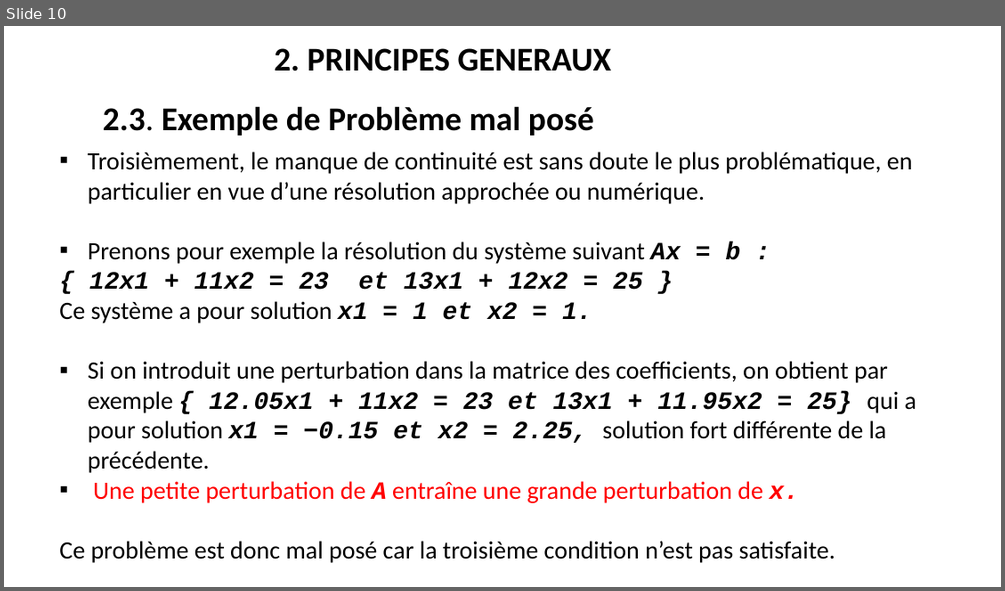
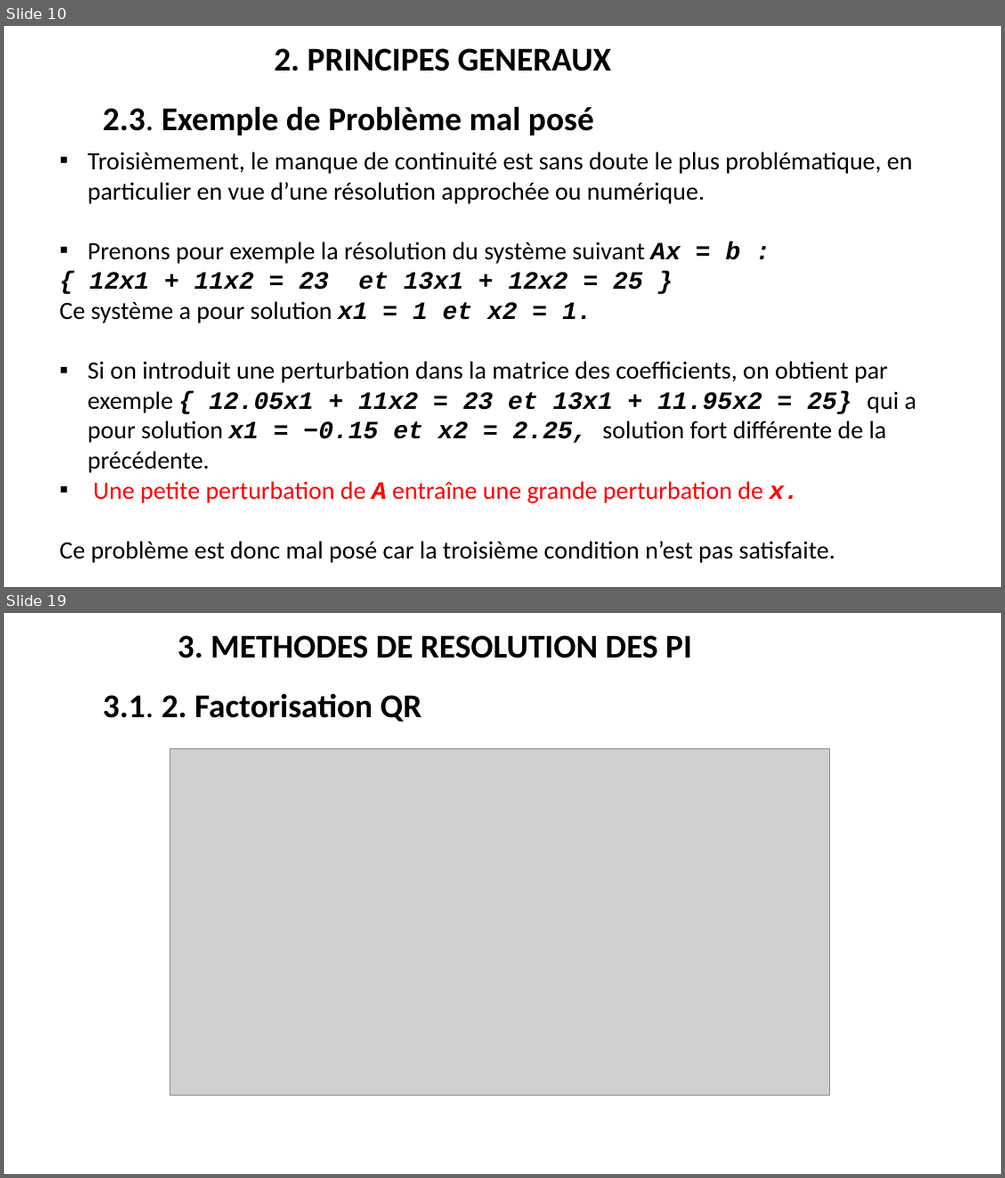
Before and after one commit to BenSaintKoff/COURS-ENSEA, a slide deck: LES PROBLEMES INVERSES.pptx. Shown one above the other, each under a label of ours: slide 10 before the commit, slides 10 and 19 after it; the slides between them are not shown. The pictures are 1005x591 and 1005x1178 pixels, drawn with LibreOffice and Linux fonts; fonts in the diff are those of the drawing; grey boxes stand for pictures. Boxes give left, top, right and bottom in pixels: in the first picture for what was removed or moved away, otherwise in the second. Text is boxed around its words. In the diff, an @@ line names an element or a change of style, - is before the commit and + after.

```diff
--- a/LES PROBLEMES INVERSES.pptx
+++ b/LES PROBLEMES INVERSES.pptx
@@ slide 19 added at (4,613,1001,1174), background #FFFFFF @@
@@ text added at (178,635,692,658), 32 pt, text #000000, bold @@
+3. METHODES DE RESOLUTION DES PI
@@ text added at (103,693,422,722), 32 pt, text #000000, bold @@
+3.1. 2. Factorisation QR
@@ picture added at (170,749,830,1094) @@
```
Also in this commit, not shown: 10 slides changed, 10 other slides added.
